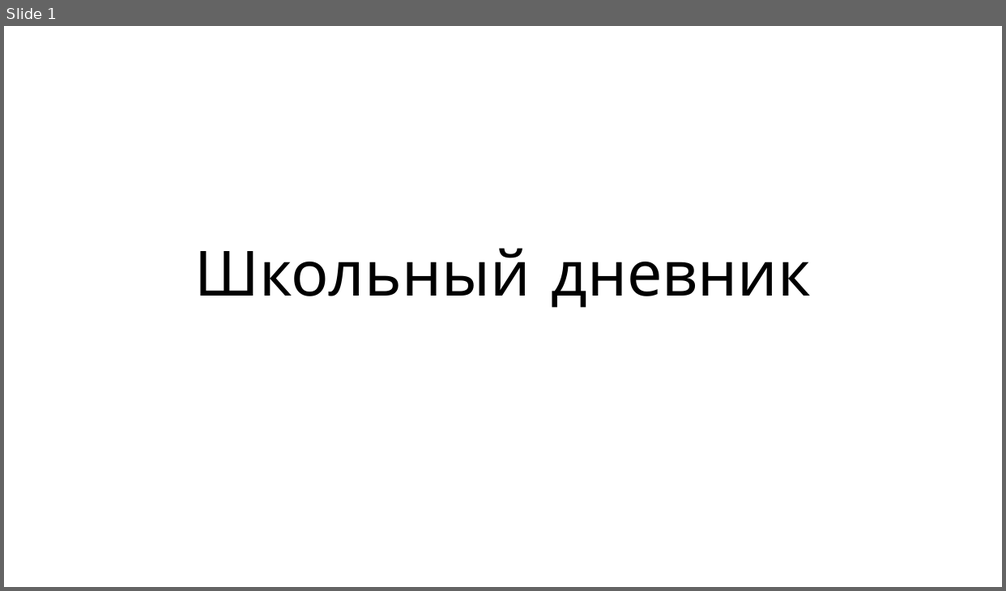
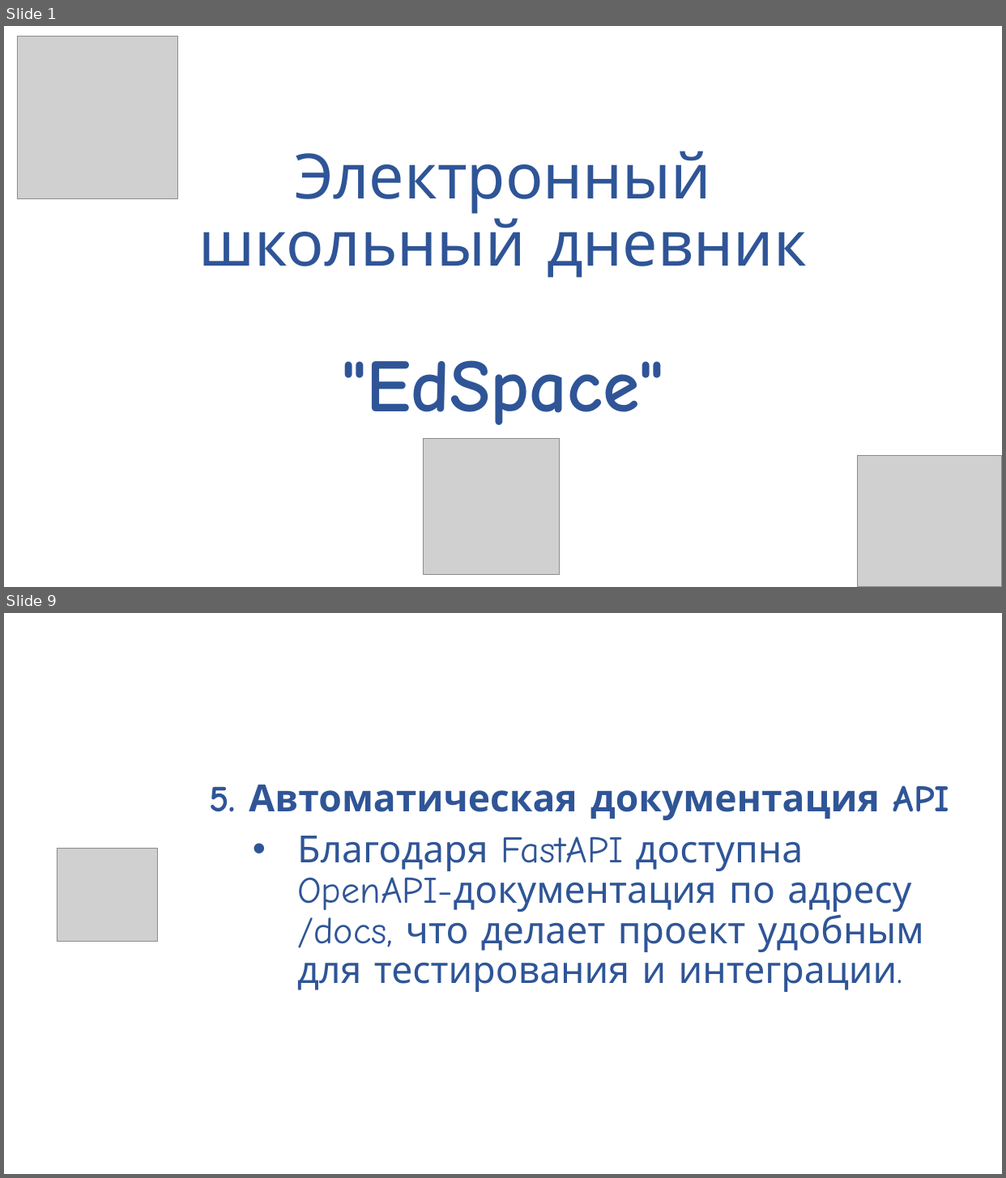
Before and after one commit to RobikRobi/School-diary, a slide deck: presentation/Презентация.pptx. Shown one above the other, each under a label of ours: slide 1 before the commit, slides 1 and 9 after it; the slides between them are not shown. The pictures are 1006x591 and 1006x1178 pixels, drawn with LibreOffice and Linux fonts; fonts in the diff are those of the drawing; grey boxes stand for pictures. Boxes give left, top, right and bottom in pixels: in the first picture for what was removed or moved away, otherwise in the second. Text is boxed around its words. In the diff, an @@ line names an element or a change of style, - is before the commit and + after.

```diff
--- a/presentation/Презентация.pptx
+++ b/presentation/Презентация.pptx
@@ slide 9 added at [4, 613, 1002, 1174], background #FFFFFF @@
@@ text added at [209, 785, 950, 992], 36 pt, text #2F5597 @@
+5. Автоматическая документация API
+• Благодаря FastAPI доступна OpenAPI-документация по адресу /docs, что делает проект удобным для тестирования и интеграции.
@@ picture added at [57, 849, 157, 943] @@
@@ slide 1 changed as well @@
@@ picture added at [18, 37, 177, 199] @@
@@ title "Электронный школьный дневник "EdSpace"" at [199, 151, 807, 425]: vertical alignment bottom to middle @@
@@ title at [199, 151, 807, 425]: text changed; text colour #000000 to #2F5597 @@
-Школьный дневник
+Электронный школьный дневник
+"EdSpace"
@@ picture added at [424, 438, 560, 574] @@
@@ picture added at [859, 456, 1002, 587] @@
```
Also in this commit, not shown: 10 other slides changed, 12 other slides added.
